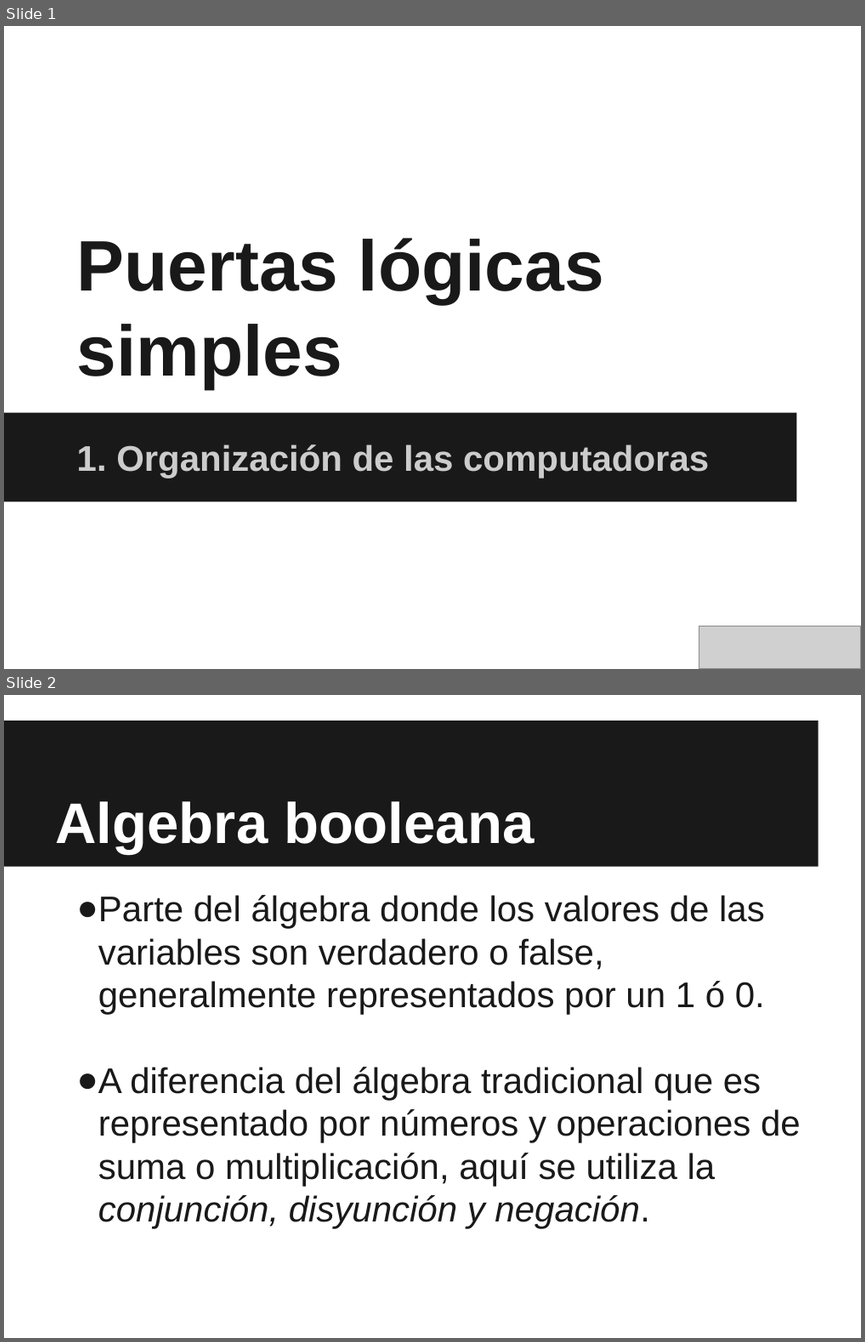
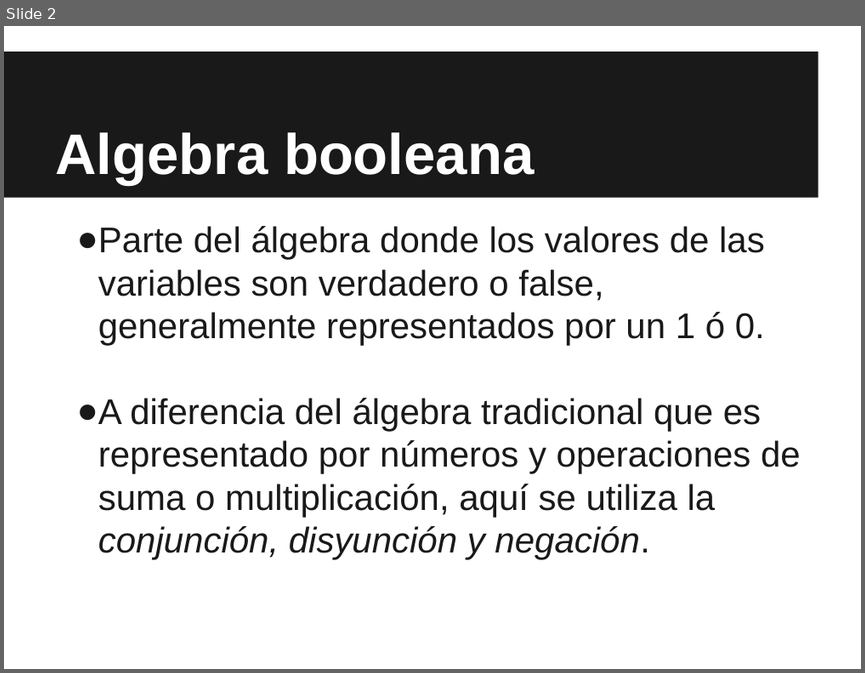
Before and after one commit to hackerschoolmty/newbies, a slide deck: Semana1/2. Computational Thinking/Newbies - Clase 2_ Lógica Booleana.pptx. Shown one above the other, each under a label of ours: slides 1 and 2 before the commit, slide 2 after it. The pictures are 865x1342 and 865x673 pixels, drawn with LibreOffice and Linux fonts; fonts in the diff are those of the drawing; grey boxes stand for pictures. Boxes give left, top, right and bottom in pixels: in the first picture for what was removed or moved away, otherwise in the second. Text is boxed around its words. In the diff, an @@ line names an element or a change of style, - is before the commit and + after.

```diff
--- a/Semana1/2. Computational Thinking/Newbies - Clase 2_ Lógica Booleana.pptx
+++ b/Semana1/2. Computational Thinking/Newbies - Clase 2_ Lógica Booleana.pptx
@@ slide 1 removed at (4, 26, 861, 669), background #FFFFFF @@
@@ title removed at (77, 238, 604, 389) @@
-Puertas lógicas simples
@@ rectangle removed at (4, 413, 796, 501) @@
@@ subtitle removed at (77, 444, 709, 478) @@
-1. Organización de las computadoras
@@ picture removed at (698, 626, 861, 669) @@
```
Also in this commit, not shown: 1 slide changed, 18 slides added, 29 other files.
